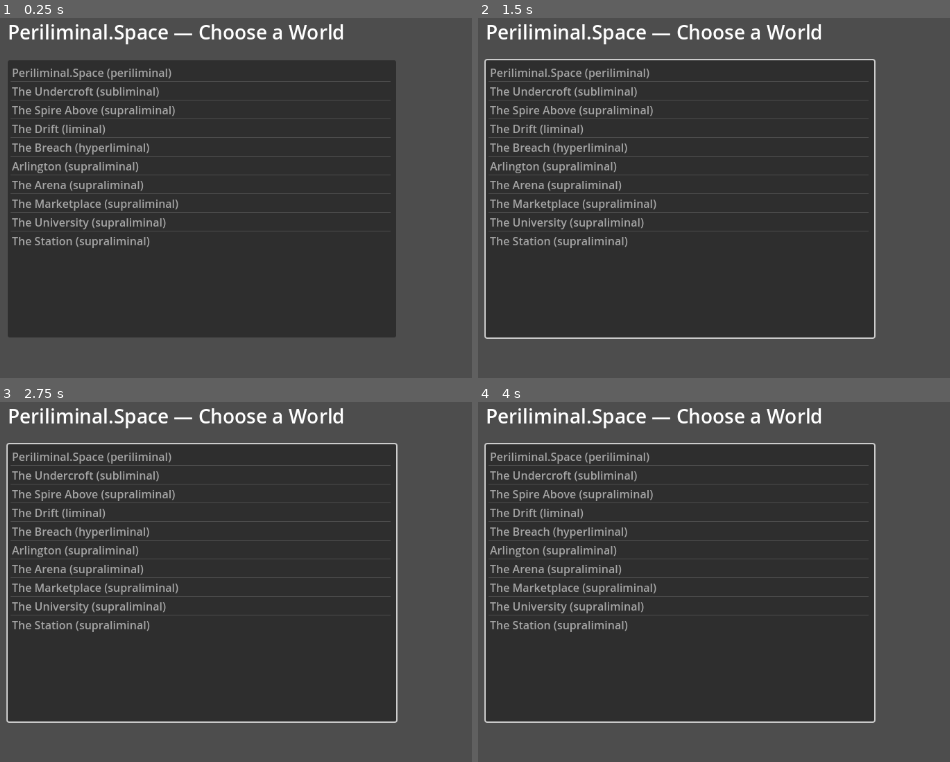
Above: before the commit, frames 1-4 (two rows, left to right).
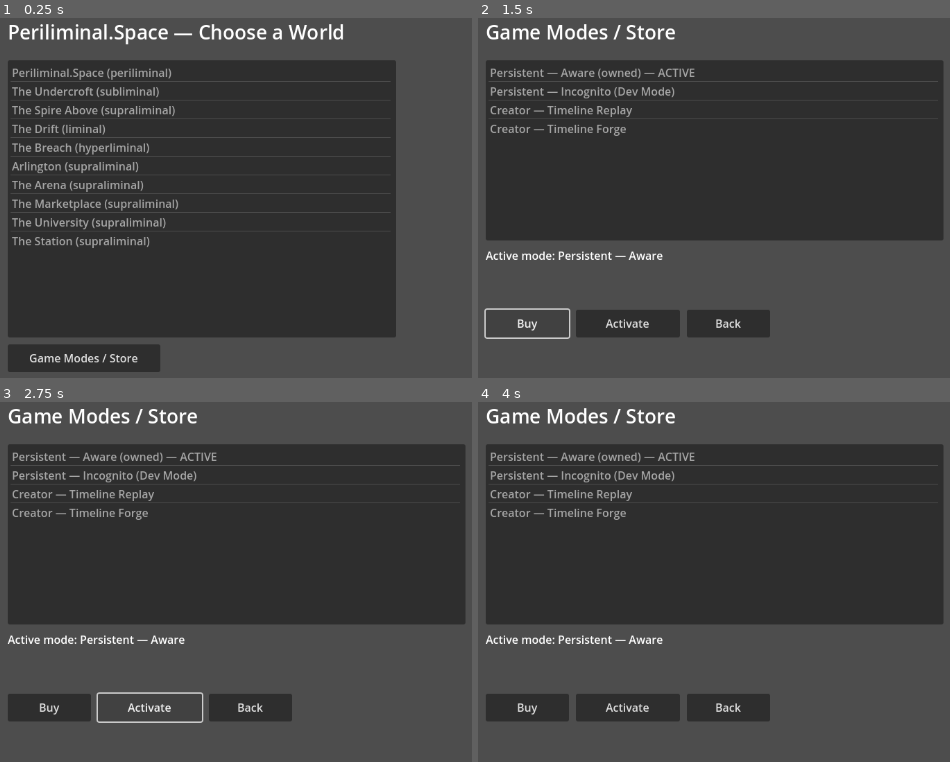
Above: after the commit, the same moments.

Repository: joeholloway445-maker/THE-HDV-CORE
Game: Godot game, scene res://scenes/worlds/world_select.tscn
Two runs of this game, one before a commit and one after it. Both use one fixed random seed, a clock stepped at 60 frames per second and the inputs below.
Inputs (mouse positions are in pixels of both pictures, inside the frame that each line leads up to):
- Up to frame 1 (0.25 s): no input
- Up to frame 2 (1.5 s): click (562, 360) at 0.5 s, where only the run after the commit has a clickable "Game Modes / Store"; click (525, 324) at 1.25 s, where only the run after the commit has a clickable "Buy"
- Up to frame 3 (2.75 s): click (151, 708) at 2 s, where only the run after the commit has a clickable "Activate"
- Up to frame 4 (4 s): click (728, 708) at 2.75 s, where only the run after the commit has a clickable "Back"; click (562, 744) at 3.5 s, where only the run after the commit has a clickable "Game Modes / Store"

The runs differ from the first frame. In frame 1, 2.3% of the frame differs, in the area x 1-34%, y 90-99%; in frame 2, 32%; in frame 3, 32%; in frame 4, 32%, in the area x 1-99%, y 1-90%.

Commit message:
Add ambient NPC wandering, game-mode storefront, Discord ticket webhook, and Creator-mode timeline UI
- AmbientNpc now wanders/idles near its spawn point; placed NPC instances in Arlington and its districts
- GameModeStore provides a purchase/activate flow over GameModeManager (placeholder payment, real ownership/activation)
- DiscordTicketClient posts UGC submissions to a configurable Discord webhook; UgcSubmission.submit_ticket() wires it in
- TimelineData + Creator Mode UI let players pick a replay/forge timeline and submit it into the UGC review pipeline

Diff:
--- a/godot/project.godot
+++ b/godot/project.godot
@@ -18,7 +18,9 @@
 WorldRegistry="*res://src/core/world_registry.gd"
 DiscoveryManager="*res://src/world/discovery_manager.gd"
 GameModeManager="*res://src/core/game_mode_manager.gd"
+GameModeStore="*res://src/core/game_mode_store.gd"
 PersonaMatrixClient="*res://src/networking/persona_matrix_client.gd"
+DiscordTicketClient="*res://src/networking/discord_ticket_client.gd"
 
 [rendering]
 
--- /dev/null
+++ b/godot/scenes/npcs/ambient_npc.tscn
@@ -0,0 +1,18 @@
+[gd_scene load_steps=4 format=3]
+
+[ext_resource type="Script" path="res://src/world/ambient_npc.gd" id="1"]
+
+[sub_resource type="CapsuleMesh" id="CapsuleMesh_1"]
+radius = 0.4
+height = 1.7
+
+[sub_resource type="StandardMaterial3D" id="StandardMaterial3D_1"]
+albedo_color = Color(0.6, 0.55, 0.5, 1)
+
+[node name="AmbientNpc" type="Node3D"]
+script = ExtResource("1")
+
+[node name="Body" type="MeshInstance3D" parent="."]
+transform = Transform3D(1, 0, 0, 0, 1, 0, 0, 0, 1, 0, 0.85, 0)
+mesh = SubResource("CapsuleMesh_1")
+surface_material_override/0 = SubResource("StandardMaterial3D_1")
--- /dev/null
+++ b/godot/scenes/ui/creator_mode.tscn
@@ -0,0 +1,54 @@
+[gd_scene load_steps=2 format=3]
+
+[ext_resource type="Script" path="res://src/ui/creator_mode_ui.gd" id="1"]
+
+[node name="CreatorMode" type="Control"]
+layout_mode = 3
+anchors_preset = 15
+anchor_right = 1.0
+anchor_bottom = 1.0
+grow_horizontal = 2
+grow_vertical = 2
+script = ExtResource("1")
+
+[node name="Title" type="Label" parent="."]
+layout_mode = 0
+offset_left = 40.0
+offset_top = 40.0
+offset_right = 700.0
+offset_bottom = 80.0
+text = "Creator Mode — Timeline Select"
+theme_override_font_sizes/font_size = 28
+
+[node name="TimelineList" type="ItemList" parent="."]
+layout_mode = 0
+offset_left = 40.0
+offset_top = 100.0
+offset_right = 700.0
+offset_bottom = 360.0
+
+[node name="StatusLabel" type="Label" parent="."]
+layout_mode = 0
+offset_left = 40.0
+offset_top = 370.0
+offset_right = 700.0
+offset_bottom = 450.0
+autowrap_mode = 3
+
+[node name="SubmitButton" type="Button" parent="."]
+layout_mode = 0
+offset_left = 40.0
+offset_top = 460.0
+offset_right = 220.0
+offset_bottom = 500.0
+text = "Submit for Review"
+
+[node name="BackButton" type="Button" parent="."]
+layout_mode = 0
+offset_left = 230.0
+offset_top = 460.0
+offset_right = 350.0
+offset_bottom = 500.0
+text = "Back"
+
+[connection signal="pressed" from="BackButton" to="." method="_on_back_pressed"]
--- /dev/null
+++ b/godot/scenes/ui/game_mode_store.tscn
@@ -0,0 +1,62 @@
+[gd_scene load_steps=2 format=3]
+
+[ext_resource type="Script" path="res://src/ui/game_mode_store_ui.gd" id="1"]
+
+[node name="GameModeStore" type="Control"]
+layout_mode = 3
+anchors_preset = 15
+anchor_right = 1.0
+anchor_bottom = 1.0
+grow_horizontal = 2
+grow_vertical = 2
+script = ExtResource("1")
+
+[node name="Title" type="Label" parent="."]
+layout_mode = 0
+offset_left = 40.0
+offset_top = 40.0
+offset_right = 700.0
+offset_bottom = 80.0
+text = "Game Modes / Store"
+theme_override_font_sizes/font_size = 28
+
+[node name="ModeList" type="ItemList" parent="."]
+layout_mode = 0
+offset_left = 40.0
+offset_top = 100.0
+offset_right = 700.0
+offset_bottom = 360.0
+
+[node name="StatusLabel" type="Label" parent="."]
+layout_mode = 0
+offset_left = 40.0
+offset_top = 370.0
+offset_right = 700.0
+offset_bottom = 450.0
+autowrap_mode = 3
+
+[node name="BuyButton" type="Button" parent="."]
+layout_mode = 0
+offset_left = 40.0
+offset_top = 460.0
+offset_right = 160.0
+offset_bottom = 500.0
+text = "Buy"
+
+[node name="ActivateButton" type="Button" parent="."]
+layout_mode = 0
+offset_left = 170.0
+offset_top = 460.0
+offset_right = 320.0
+offset_bottom = 500.0
+text = "Activate"
+
+[node name="BackButton" type="Button" parent="."]
+layout_mode = 0
+offset_left = 330.0
+offset_top = 460.0
+offset_right = 450.0
+offset_bottom = 500.0
+text = "Back"
+
+[connection signal="pressed" from="BackButton" to="." method="_on_back_pressed"]
--- a/godot/scenes/worlds/hubs/arena.tscn
+++ b/godot/scenes/worlds/hubs/arena.tscn
@@ -1,7 +1,8 @@
-[gd_scene load_steps=5 format=3]
+[gd_scene load_steps=6 format=3]
 
 [ext_resource type="Script" path="res://src/world/reality_layer_world.gd" id="1"]
 [ext_resource type="Environment" path="res://assets/environments/supraliminal.tres" id="2"]
+[ext_resource type="PackedScene" path="res://scenes/npcs/ambient_npc.tscn" id="3"]
 
 [sub_resource type="PlaneMesh" id="PlaneMesh_1"]
 size = Vector2(40, 40)
@@ -26,6 +27,13 @@
 [node name="Ground" type="MeshInstance3D" parent="."]
 mesh = SubResource("PlaneMesh_1")
 surface_material_override/0 = SubResource("StandardMaterial3D_1")
+
+[node name="ArenaMarshal" parent="." instance=ExtResource("3")]
+transform = Transform3D(1, 0, 0, 0, 1, 0, 0, 0, 1, 0, 0, 5)
+npc_id = "arena_marshal"
+daily_task = "running combat-mode queues"
+recruitable_as = ""
+wander_radius = 3.5
 
 [node name="Camera3D" type="Camera3D" parent="."]
 transform = Transform3D(1, 0, 0, 0, 0.94, 0.34, 0, -0.34, 0.94, 0, 4, 9)
--- a/godot/scenes/worlds/hubs/arlington.tscn
+++ b/godot/scenes/worlds/hubs/arlington.tscn
@@ -1,7 +1,8 @@
-[gd_scene load_steps=6 format=3]
+[gd_scene load_steps=7 format=3]
 
 [ext_resource type="Script" path="res://src/world/reality_layer_world.gd" id="1"]
 [ext_resource type="Environment" path="res://assets/environments/supraliminal.tres" id="2"]
+[ext_resource type="PackedScene" path="res://scenes/npcs/ambient_npc.tscn" id="3"]
 
 [sub_resource type="PlaneMesh" id="PlaneMesh_1"]
 size = Vector2(50, 50)
@@ -35,6 +36,28 @@
 transform = Transform3D(1, 0, 0, 0, 1, 0, 0, 0, 1, 0, 7, -8)
 mesh = SubResource("BoxMesh_1")
 
+[node name="MarketVendor" parent="." instance=ExtResource("3")]
+transform = Transform3D(1, 0, 0, 0, 1, 0, 0, 0, 1, 4, 0, 3)
+npc_id = "arlington_market_vendor"
+daily_task = "tending a market stall"
+recruitable_as = "companion"
+wander_radius = 3.0
+
+[node name="StreetSweeper" parent="." instance=ExtResource("3")]
+transform = Transform3D(1, 0, 0, 0, 1, 0, 0, 0, 1, -6, 0, 5)
+npc_id = "arlington_street_sweeper"
+daily_task = "sweeping the plaza"
+recruitable_as = ""
+wander_radius = 8.0
+
+[node name="StrayDog"  parent="." instance=ExtResource("3")]
+transform = Transform3D(1, 0, 0, 0, 1, 0, 0, 0, 1, 0, 0, -4)
+npc_id = "arlington_stray_dog"
+daily_task = "wandering near the station tower"
+recruitable_as = "pet"
+wander_radius = 5.0
+wander_speed = 2.2
+
 [node name="Camera3D" type="Camera3D" parent="."]
 transform = Transform3D(1, 0, 0, 0, 0.94, 0.34, 0, -0.34, 0.94, 0, 4, 9)
 current = true
--- a/godot/scenes/worlds/hubs/marketplace.tscn
+++ b/godot/scenes/worlds/hubs/marketplace.tscn
@@ -1,7 +1,8 @@
-[gd_scene load_steps=5 format=3]
+[gd_scene load_steps=6 format=3]
 
 [ext_resource type="Script" path="res://src/world/reality_layer_world.gd" id="1"]
 [ext_resource type="Environment" path="res://assets/environments/supraliminal.tres" id="2"]
+[ext_resource type="PackedScene" path="res://scenes/npcs/ambient_npc.tscn" id="3"]
 
 [sub_resource type="PlaneMesh" id="PlaneMesh_1"]
 size = Vector2(40, 40)
@@ -27,6 +28,13 @@
 [node name="Ground" type="MeshInstance3D" parent="."]
 mesh = SubResource("PlaneMesh_1")
 surface_material_override/0 = SubResource("StandardMaterial3D_1")
+
+[node name="StallKeeper" parent="." instance=ExtResource("3")]
+transform = Transform3D(1, 0, 0, 0, 1, 0, 0, 0, 1, 3, 0, 2)
+npc_id = "marketplace_stall_keeper"
+daily_task = "haggling over UGC listings"
+recruitable_as = "companion"
+wander_radius = 4.0
 
 [node name="Camera3D" type="Camera3D" parent="."]
 transform = Transform3D(1, 0, 0, 0, 0.94, 0.34, 0, -0.34, 0.94, 0, 4, 9)
--- a/godot/scenes/worlds/hubs/university.tscn
+++ b/godot/scenes/worlds/hubs/university.tscn
@@ -1,7 +1,8 @@
-[gd_scene load_steps=5 format=3]
+[gd_scene load_steps=6 format=3]
 
 [ext_resource type="Script" path="res://src/world/reality_layer_world.gd" id="1"]
 [ext_resource type="Environment" path="res://assets/environments/supraliminal.tres" id="2"]
+[ext_resource type="PackedScene" path="res://scenes/npcs/ambient_npc.tscn" id="3"]
 
 [sub_resource type="PlaneMesh" id="PlaneMesh_1"]
 size = Vector2(40, 40)
@@ -27,6 +28,13 @@
 [node name="Ground" type="MeshInstance3D" parent="."]
 mesh = SubResource("PlaneMesh_1")
 surface_material_override/0 = SubResource("StandardMaterial3D_1")
+
+[node name="WorkshopInstructor" parent="." instance=ExtResource("3")]
+transform = Transform3D(1, 0, 0, 0, 1, 0, 0, 0, 1, -3, 0, 2)
+npc_id = "university_workshop_instructor"
+daily_task = "teaching an AI-bridging workshop"
+recruitable_as = ""
+wander_radius = 2.5
 
 [node name="Camera3D" type="Camera3D" parent="."]
 transform = Transform3D(1, 0, 0, 0, 0.94, 0.34, 0, -0.34, 0.94, 0, 4, 9)
--- a/godot/scenes/worlds/world_select.tscn
+++ b/godot/scenes/worlds/world_select.tscn
@@ -27,4 +27,13 @@
 offset_right = 600.0
 offset_bottom = 500.0
 
+[node name="GameModesButton" type="Button" parent="."]
+layout_mode = 0
+offset_left = 40.0
+offset_top = 510.0
+offset_right = 260.0
+offset_bottom = 550.0
+text = "Game Modes / Store"
+
 [connection signal="item_activated" from="WorldList" to="." method="_on_world_list_item_activated"]
+[connection signal="pressed" from="GameModesButton" to="." method="_on_game_modes_pressed"]
--- /dev/null
+++ b/godot/src/core/game_mode_store.gd
@@ -0,0 +1,32 @@
+extends Node
+## Placeholder storefront for purchasing game modes. No real payment
+## processor exists yet — purchase() simulates a successful transaction and
+## grants the mode immediately. Swap _process_payment() for a real
+## Stripe/IAP call once a storefront backend exists; everything else
+## (ownership tracking, activation) is already real and stays unchanged.
+
+signal purchase_completed(mode_id: String, success: bool)
+
+const GameModeData = preload("res://src/data/game_mode_data.gd")
+
+func price_usd(mode_id: String) -> float:
+	var mode := GameModeData.by_id(mode_id)
+	if mode.get("persistent", false):
+		return 0.0 if mode_id == "persistent_aware" else 9.99
+	return 14.99
+
+func purchase(mode_id: String) -> bool:
+	if GameModeData.by_id(mode_id).is_empty():
+		purchase_completed.emit(mode_id, false)
+		return false
+	if GameModeManager.owns(mode_id):
+		purchase_completed.emit(mode_id, true)
+		return true
+	var success := _process_payment(mode_id)
+	if success:
+		GameModeManager.grant(mode_id)
+	purchase_completed.emit(mode_id, success)
+	return success
+
+func _process_payment(_mode_id: String) -> bool:
+	return true
--- /dev/null
+++ b/godot/src/data/timeline_data.gd
@@ -0,0 +1,28 @@
+extends Node
+## Selectable timelines for Creator mode. "replay" entries are past canon
+## scenes; "forge" is the single open-ended starting point for building a
+## brand-new scene from scratch (creator_original mode).
+
+const TIMELINES: Array[Dictionary] = [
+	{"id": "spire_first_contact", "name": "The Spire — First Contact", "mode": "replay",
+		"description": "Replay the founding moment of supraliminal faction leadership."},
+	{"id": "drift_collapse", "name": "The Drift — The Collapse", "mode": "replay",
+		"description": "Replay the liminal layer's first major signal-noise collapse event."},
+	{"id": "breach_opening", "name": "The Breach — Opening", "mode": "replay",
+		"description": "Replay the hyperliminal layer's first reality-overflow incident."},
+	{"id": "forge_new_scene", "name": "Forge a New Scene", "mode": "forge",
+		"description": "Start from a blank sandbox and build a future scene from scratch."},
+]
+
+static func by_id(id: String) -> Dictionary:
+	for t in TIMELINES:
+		if t["id"] == id:
+			return t
+	return {}
+
+static func by_mode(mode: String) -> Array[Dictionary]:
+	var result: Array[Dictionary] = []
+	for t in TIMELINES:
+		if t["mode"] == mode:
+			result.append(t)
+	return result
--- a/godot/src/data/ugc_submission.gd
+++ b/godot/src/data/ugc_submission.gd
@@ -20,6 +20,14 @@
 	discord_ticket_url = ticket_url
 	status = Status.MOD_REVIEW
 
+## Posts this submission to the configured Discord webhook (DiscordTicketClient)
+## and advances to MOD_REVIEW with the resulting ticket link. If no webhook is
+## configured, still advances to MOD_REVIEW with an empty ticket_url so the
+## submission isn't stuck — mods can be notified manually until a webhook is set.
+func submit_ticket() -> void:
+	var ticket_url: String = await DiscordTicketClient.post_ticket(self)
+	advance_to_mod_review(ticket_url)
+
 func mod_decide(approved: bool, notes: String = "") -> void:
 	status = Status.MOD_APPROVED if approved else Status.MOD_REJECTED
 	mod_notes = notes
--- /dev/null
+++ b/godot/src/networking/discord_ticket_client.gd
@@ -0,0 +1,40 @@
+extends Node
+## Posts UGC mod-review tickets to a Discord webhook. This is the lightest
+## real integration possible without a hosted bot/token: a Discord webhook
+## URL (created in the target channel's Integrations settings) accepts
+## plain POSTs, no bot process required. Set webhook_url before calling
+## (e.g. via an environment-specific autoload override or .env-loaded
+## config) — left blank by default since it's a per-server secret that
+## doesn't belong committed to the repo.
+
+@export var webhook_url: String = ""
+
+## Posts a new ticket message and returns the submission's discord_ticket_url
+## (the channel link), or "" if posting failed/was skipped (no webhook configured).
+func post_ticket(submission: UgcSubmission) -> String:
+	if webhook_url.is_empty():
+		push_warning("DiscordTicketClient: no webhook_url configured, skipping post.")
+		return ""
+	var content := "**New UGC submission for review**\nID: `%s`\nCreator: `%s`\nSource mode: `%s`%s" % [
+		submission.id,
+		submission.creator_player_id,
+		submission.source_mode_id,
+		"" if submission.timeline_mode.is_empty() else "\nTimeline: `%s`" % submission.timeline_mode,
+	]
+	var http := HTTPRequest.new()
+	add_child(http)
+	var headers := PackedStringArray(["Content-Type: application/json"])
+	var body := JSON.stringify({"content": content})
+	var err := http.request(webhook_url, headers, HTTPClient.METHOD_POST, body)
+	if err != OK:
+		http.queue_free()
+		push_warning("DiscordTicketClient: failed to start request (%d)" % err)
+		return ""
+	var response: Array = await http.request_completed
+	http.queue_free()
+	var result: int = response[0]
+	var status_code: int = response[1]
+	if result != HTTPRequest.RESULT_SUCCESS or status_code < 200 or status_code >= 300:
+		push_warning("DiscordTicketClient: webhook post failed (result=%d status=%d)" % [result, status_code])
+		return ""
+	return webhook_url
--- /dev/null
+++ b/godot/src/ui/creator_mode_ui.gd
@@ -0,0 +1,42 @@
+extends Control
+## Creator-mode sandbox flow: pick a timeline (replay or forge, depending on
+## which creator sub-mode is active), then submit it into the shared UGC
+## review pipeline (UgcSubmission -> Discord mod ticket -> dev sign-off).
+
+const TimelineData = preload("res://src/data/timeline_data.gd")
+
+@onready var timeline_list: ItemList = $TimelineList
+@onready var status_label: Label = $StatusLabel
+@onready var submit_button: Button = $SubmitButton
+
+var _shown_timelines: Array[Dictionary] = []
+var _current_submission: UgcSubmission
+
+func _ready() -> void:
+	var mode := GameModeManager.active_mode()
+	var timeline_mode: String = mode.get("timeline_mode", "")
+	_shown_timelines = TimelineData.by_mode(timeline_mode) if not timeline_mode.is_empty() else TimelineData.TIMELINES
+	timeline_list.clear()
+	for t in _shown_timelines:
+		timeline_list.add_item(t["name"])
+	status_label.text = "Active mode: %s. Select a timeline, then Submit for Review when ready." % mode.get("name", "")
+	submit_button.pressed.connect(_on_submit_pressed)
+
+func _on_submit_pressed() -> void:
+	var selected := timeline_list.get_selected_items()
+	if selected.is_empty():
+		status_label.text = "Select a timeline first."
+		return
+	var timeline: Dictionary = _shown_timelines[selected[0]]
+	_current_submission = UgcSubmission.new()
+	_current_submission.id = "%s_%d" % [timeline["id"], Time.get_unix_time_from_system()]
+	_current_submission.source_mode_id = GameModeManager.active_mode_id
+	_current_submission.timeline_mode = timeline["mode"]
+	status_label.text = "Submitting '%s' to mod review..." % timeline["name"]
+	await _current_submission.submit_ticket()
+	status_label.text = "Submitted '%s' (id: %s) — status: %s. Awaiting Discord mod review, then dev sign-off." % [
+		timeline["name"], _current_submission.id, UgcSubmission.Status.keys()[_current_submission.status]
+	]
+
+func _on_back_pressed() -> void:
+	get_tree().change_scene_to_file("res://scenes/worlds/world_select.tscn")
--- /dev/null
+++ b/godot/src/ui/game_mode_store_ui.gd
@@ -0,0 +1,55 @@
+extends Control
+## Lists purchasable game modes, lets the player buy/activate them, and
+## shows which is currently active. Backed by GameModeStore/GameModeManager.
+
+const GameModeData = preload("res://src/data/game_mode_data.gd")
+
+@onready var mode_list: ItemList = $ModeList
+@onready var status_label: Label = $StatusLabel
+@onready var buy_button: Button = $BuyButton
+@onready var activate_button: Button = $ActivateButton
+
+func _ready() -> void:
+	_populate()
+	mode_list.item_selected.connect(_on_mode_selected)
+	buy_button.pressed.connect(_on_buy_pressed)
+	activate_button.pressed.connect(_on_activate_pressed)
+	GameModeManager.active_mode_changed.connect(func(_id): _populate())
+
+func _populate() -> void:
+	mode_list.clear()
+	for mode in GameModeData.MODES:
+		var label: String = mode["name"]
+		if GameModeManager.owns(mode["id"]):
+			label += " (owned)"
+		if mode["id"] == GameModeManager.active_mode_id:
+			label += " — ACTIVE"
+		mode_list.add_item(label)
+	status_label.text = "Active mode: %s" % GameModeManager.active_mode().get("name", "")
+
+func _on_mode_selected(index: int) -> void:
+	var mode: Dictionary = GameModeData.MODES[index]
+	status_label.text = "%s\n%s\nPrice: $%.2f" % [mode["name"], mode["description"], GameModeStore.price_usd(mode["id"])]
+
+func _on_buy_pressed() -> void:
+	var index := mode_list.get_selected_items()
+	if index.is_empty():
+		return
+	var mode: Dictionary = GameModeData.MODES[index[0]]
+	GameModeStore.purchase(mode["id"])
+	_populate()
+
+func _on_activate_pressed() -> void:
+	var index := mode_list.get_selected_items()
+	if index.is_empty():
+		return
+	var mode: Dictionary = GameModeData.MODES[index[0]]
+	if not GameModeManager.set_active(mode["id"]):
+		return
+	if mode.get("sandboxed", false):
+		get_tree().change_scene_to_file("res://scenes/ui/creator_mode.tscn")
+		return
+	_populate()
+
+func _on_back_pressed() -> void:
+	get_tree().change_scene_to_file("res://scenes/worlds/world_select.tscn")
--- a/godot/src/world/ambient_npc.gd
+++ b/godot/src/world/ambient_npc.gd
@@ -20,7 +20,44 @@
 ## "" (not recruitable), "companion", "pet", or "mount".
 @export var recruitable_as: String = ""
 
+## Wander behavior: picks a random point within wander_radius of the spawn
+## origin, walks to it, idles briefly, repeats — the visible "day-to-day
+## task" loop. Purely cosmetic; has no bearing on _should_react_to_player_presence().
+@export var wander_radius: float = 6.0
+@export var wander_speed: float = 1.6
+@export var idle_time_range: Vector2 = Vector2(1.5, 4.0)
+
 var _has_been_interacted_with: bool = false
+var _origin: Vector3
+var _wander_target: Vector3
+var _idle_timer: float = 0.0
+var _is_idling: bool = true
+
+func _ready() -> void:
+	_origin = position
+	_wander_target = _origin
+
+func _process(delta: float) -> void:
+	if _is_idling:
+		_idle_timer -= delta
+		if _idle_timer <= 0.0:
+			_pick_new_wander_target()
+		return
+	var to_target := _wander_target - position
+	to_target.y = 0.0
+	if to_target.length() <= 0.1:
+		_is_idling = true
+		_idle_timer = randf_range(idle_time_range.x, idle_time_range.y)
+		return
+	position += to_target.normalized() * wander_speed * delta
+	if to_target.length() > 0.01:
+		look_at(position + to_target, Vector3.UP)
+
+func _pick_new_wander_target() -> void:
+	var angle := randf_range(0.0, TAU)
+	var dist := randf_range(0.0, wander_radius)
+	_wander_target = _origin + Vector3(cos(angle) * dist, 0.0, sin(angle) * dist)
+	_is_idling = false
 
 func _should_react_to_player_presence() -> bool:
 	return GameModeManager.is_aware() or _has_been_interacted_with
--- a/godot/src/world/world_select.gd
+++ b/godot/src/world/world_select.gd
@@ -26,3 +26,6 @@
 		get_tree().change_scene_to_file(world["scene_path"])
 	else:
 		push_warning("World '%s' has no scene built yet." % world["name"])
+
+func _on_game_modes_pressed() -> void:
+	get_tree().change_scene_to_file("res://scenes/ui/game_mode_store.tscn")
